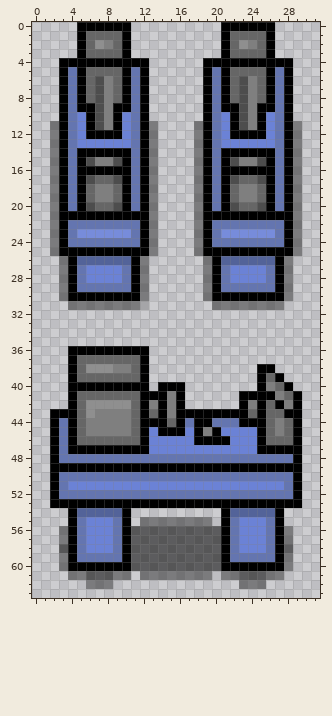
Two versions of one pixel-art sprite, src/main/resources/objects/lathe.png. Above: the version before the commit.
The file is 64x128 pixels, drawn in blocks of 2x2; one block is one cell here. Colours within 5 levels of each other are drawn and written as one.
After the commit:
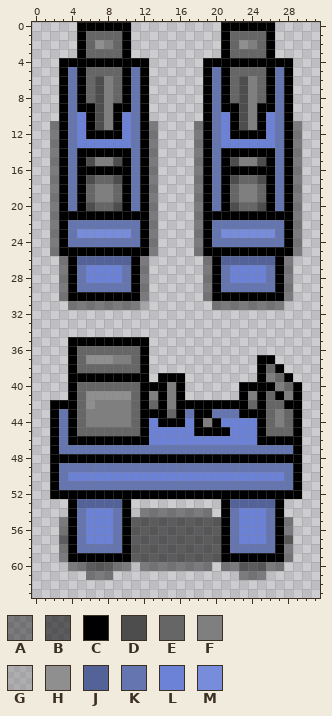
Palette (. is transparent): A #00000066  B #0000008c  C #000000  D #4d4d4d  E #666666  F #7f7f7f  G #80808066  H #8f8f8f  J #536399  K #6475b0  L #6b82d6  M #778cdb
What changed:
y 35: x 4..12 ......... -> CCCCCCCCC
y 36: x 5..11 CCCCCCC -> EEEEEEE
y 37: x 6..10 EEEEE -> HHHFF; x 25..26 .. -> CC
y 38: x 6..10 HHHFF -> EEEEE; x 26..27 C. -> EC
y 39: x 5..11 EEEEEEE -> CCCCCCC; x 14..16 ... -> CCC; x 26..28 EC. -> FEC
y 40: x 5..11 CCCCCCC -> EEEEEEE; x 13 . -> C; x 15 C -> F; x 23..24 .. -> CC; x 26..29 FEC. -> CFEC
y 41: x 6..10 EEEEE -> HHHHH; x 13 C -> F; x 24 C -> F; x 26..28 CFE -> ECF
y 42: x 2..3 .. -> CC; x 7..10 HHHH -> FFFF; x 13 F -> E; x 17..22 ...... -> CCCCCC; x 24 F -> E; x 27..28 CF -> EC
y 43: x 3 C -> K; x 6 H -> F; x 13 E -> C; x 15 F -> E; x 17 C -> K; x 20..22 CCC -> KKK; x 24 E -> C; x 27..28 EC -> FE
y 44: x 13 C -> L; x 15 E -> C; x 17 K -> L; x 19..24 CKKKCC -> FCLLLL
y 45: x 6..10 FFFFF -> EEEEE; x 14..16 CCC -> LLL; x 19 F -> C; x 21 L -> C; x 27 F -> E
y 46: x 5..11 EEEEEEE -> CCCCCCC; x 18..21 CCCC -> LLLL; x 26..28 EEE -> CCC
y 47: x 4..28 CCCCCCCCCLLLLLLLLLLLLCCCC -> KKKKKKKKKKKKKKKKKKKKKKKKK
y 48: x 3..28 KKKKKKKKKKKKKKKKKKKKKKKKKK -> CCCCCCCCCCCCCCCCCCCCCCCCCC
y 49: x 3..28 CCCCCCCCCCCCCCCCCCCCCCCCCC -> KKKKKKKKKKKKKKKKKKKKKKKKKK
y 50: x 4..27 KKKKKKKKKKKKKKKKKKKKKKKK -> LLLLLLLLLLLLLLLLLLLLLLLL
y 51: x 4..27 LLLLLLLLLLLLLLLLLLLLLLLL -> KKKKKKKKKKKKKKKKKKKKKKKK
y 52: x 3..28 KKKKKKKKKKKKKKKKKKKKKKKKKK -> CCCCCCCCCCCCCCCCCCCCCCCCCC
y 53: x 2..3 CC -> ..; x 5..9 CCCCC -> JJJJJ; x 11..20 CCCCCCCCCC -> ..........; x 22..26 CCCCC -> JJJJJ; x 28..29 CC -> ..
y 54: x 5..9 JJJJJ -> KLLLK; x 12..19 ........ -> AAAAAAAA; x 22..26 JJJJJ -> KLLLK
y 55: x 3 . -> A; x 11..20 .AAAAAAAA. -> BBBBBBBBBB; x 28 . -> A
y 57: x 3 A -> B; x 28 A -> B
y 58: x 3 B -> A; x 6..8 LLL -> KKK; x 23..25 LLL -> KKK; x 28 B -> A
y 59: x 5..9 KKKKK -> CCCCC; x 22..26 KKKKK -> CCCCC
y 60: x 3..28 ACCCCCCCBBBBBBBBBBCCCCCCCA -> .AABBBAA.AAAAAAAA.AABBBAA.
y 61: x 4..10 AABBBAA -> ..AAA..; x 12..19 AAAAAAAA -> ........; x 21..27 AABBBAA -> ..AAA..
y 62: x 6..8 AAA -> ...; x 23..25 AAA -> ...
